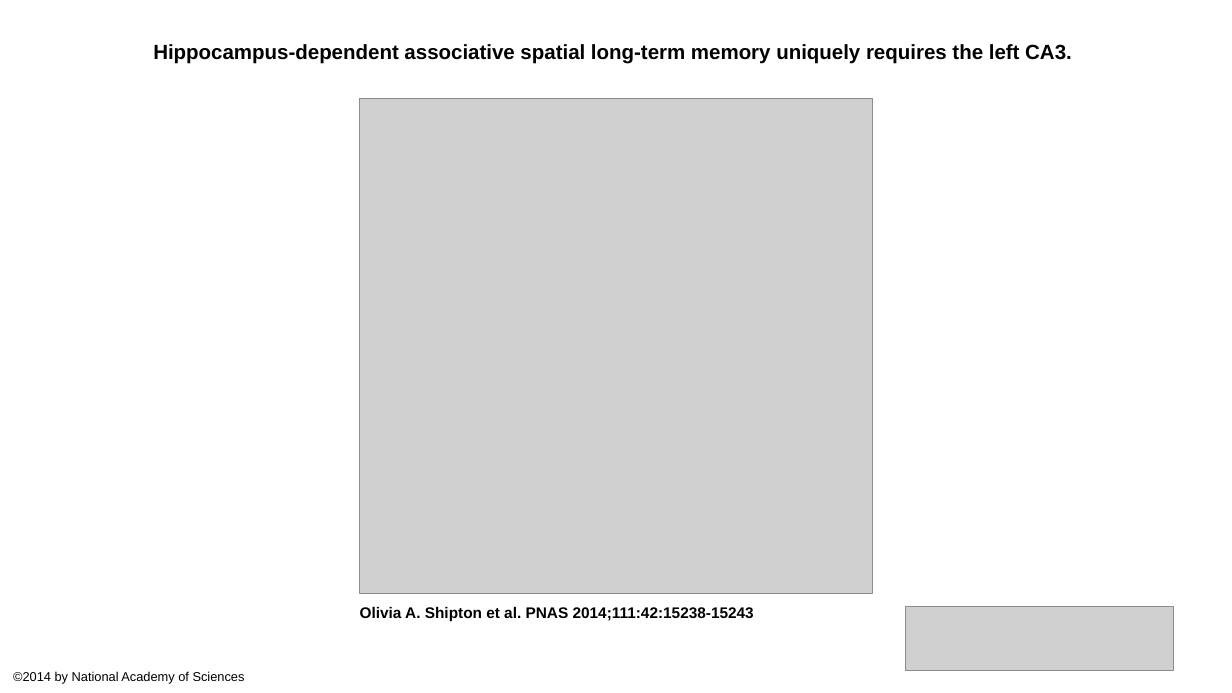
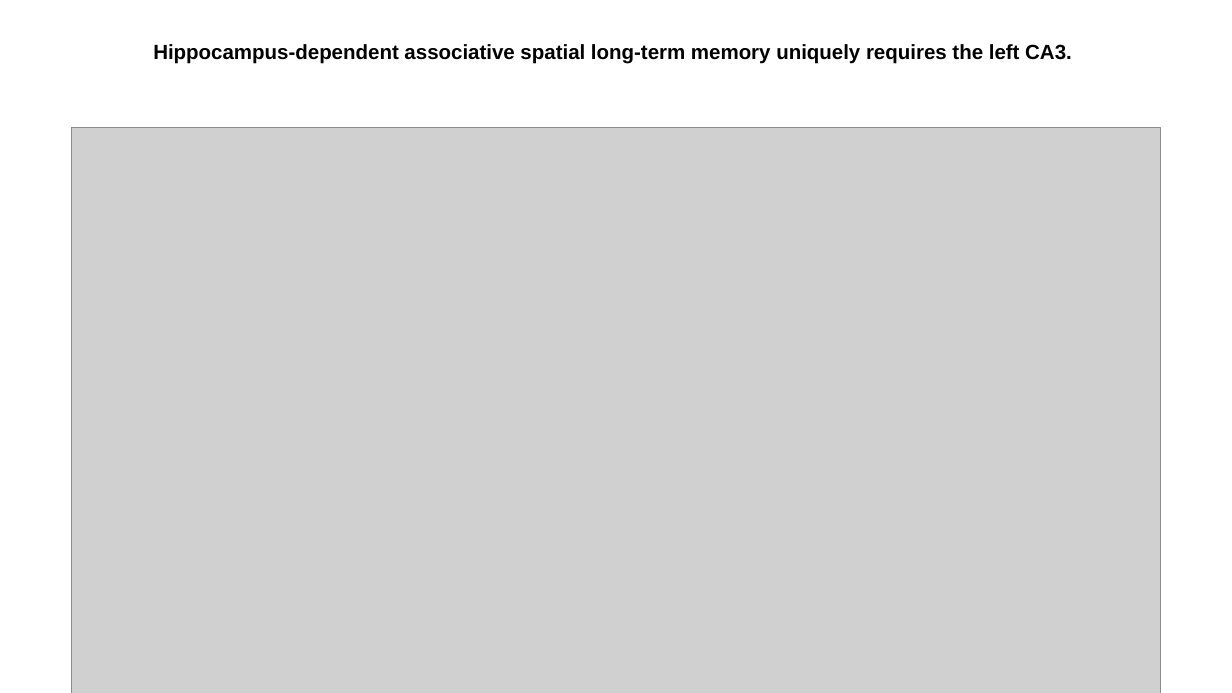
Before and after one commit to lsyoath/sheepy, a slide deck: slide 9 of Event/Lateralization.pptx (slide 5 before the commit). Drawn at 1232x693 pixels with LibreOffice and Linux fonts; fonts in the diff are those of the drawing; grey boxes stand for pictures. Boxes give left, top, right and bottom in pixels: in the first picture for what was removed or moved away, otherwise in the second. Text is boxed around its words. In the diff, an @@ line names an element or a change of style, - is before the commit and + after.

```diff
--- a/Event/Lateralization.pptx
+++ b/Event/Lateralization.pptx
@@ picture: place and size @@
-picture at [360,99,872,593]
+picture at [71,128,1161,693]
@@ text removed at [360,607,754,622] @@
-Olivia A. Shipton et al. PNAS 2014;111:42:15238-15243
@@ picture removed at [906,606,1174,670] @@
@@ text removed at [13,671,245,683] @@
-©2014 by National Academy of Sciences
```
Also in this commit, not shown: 1 other slide changed, 8 slides added, 19 slides removed, 1 other file.
